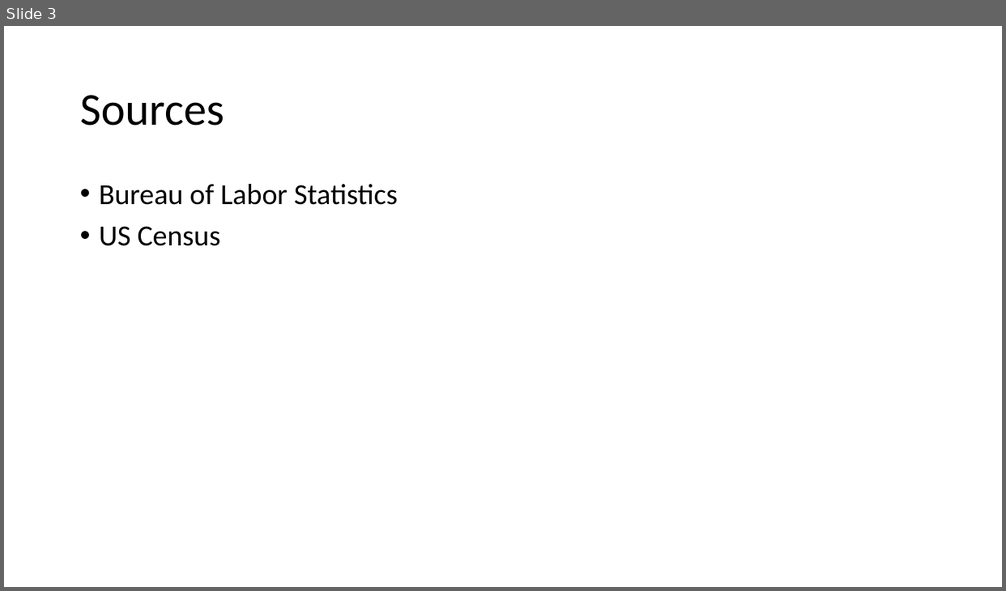
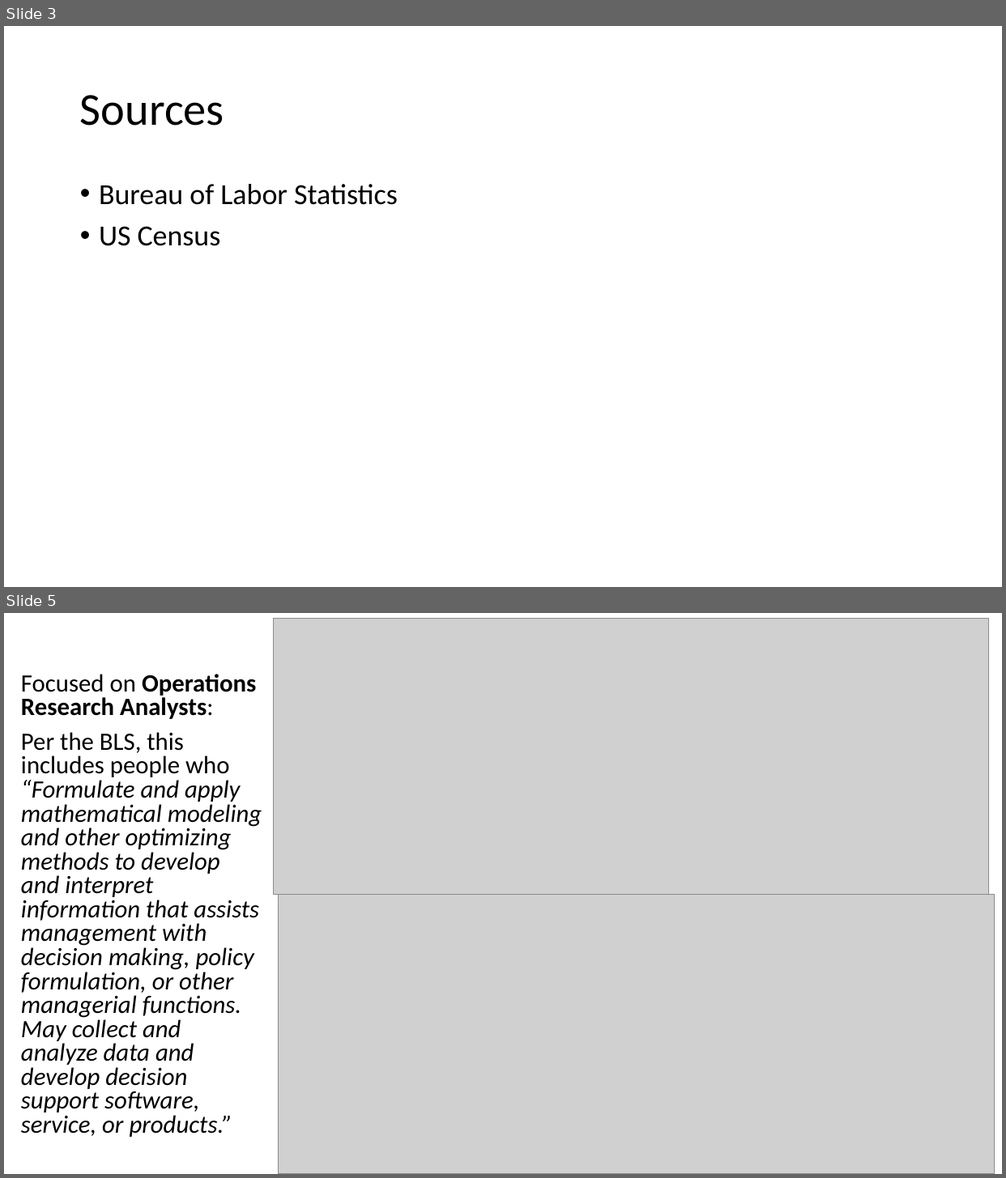
Before and after one commit to WCW789/Project1, a slide deck: Group_7_Presentation.pptx. Shown one above the other, each under a label of ours: slide 3 before the commit, slides 3 and 5 after it; the slides between them are not shown. The pictures are 1006x591 and 1006x1178 pixels, drawn with LibreOffice and Linux fonts; fonts in the diff are those of the drawing; grey boxes stand for pictures. Boxes give left, top, right and bottom in pixels: in the first picture for what was removed or moved away, otherwise in the second. Text is boxed around its words. In the diff, an @@ line names an element or a change of style, - is before the commit and + after.

```diff
--- a/Group_7_Presentation.pptx
+++ b/Group_7_Presentation.pptx
@@ slide 5 added at [4,613,1002,1174], background #FFFFFF @@
@@ picture added at [273,619,988,895] @@
@@ text added at [21,674,262,1137], 24 pt, text #000000, italic @@
+Focused on Operations Research Analysts:
+Per the BLS, this includes people who “Formulate and apply mathematical modeling and other optimizing methods to develop and interpret information that assists management with decision making, policy formulation, or other managerial functions. May collect and analyze data and develop decision support software, service, or products.”
@@ picture added at [278,895,995,1174] @@
```
Also in this commit, not shown: 3 other slides added, 4 slides removed.
